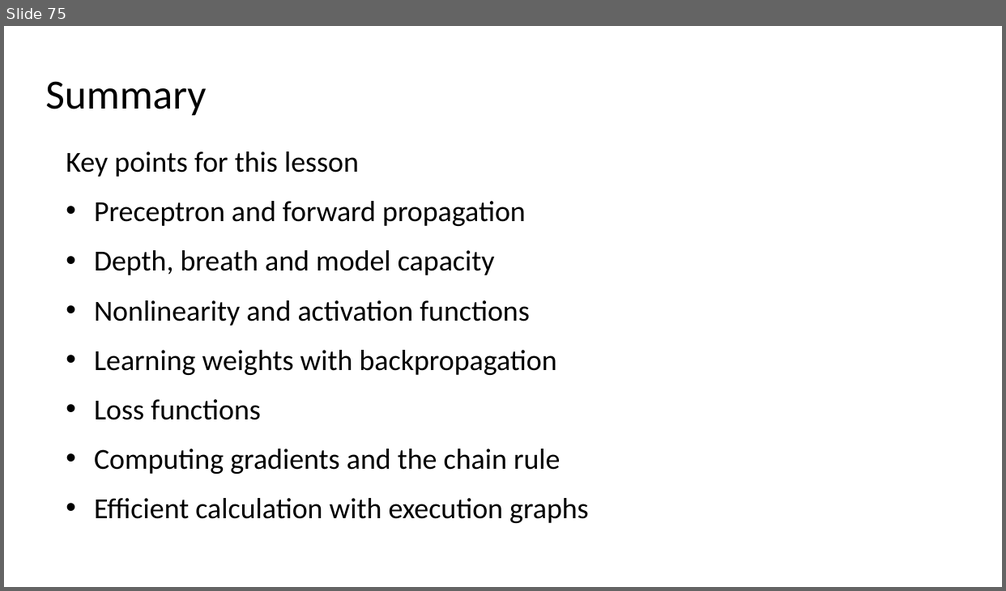
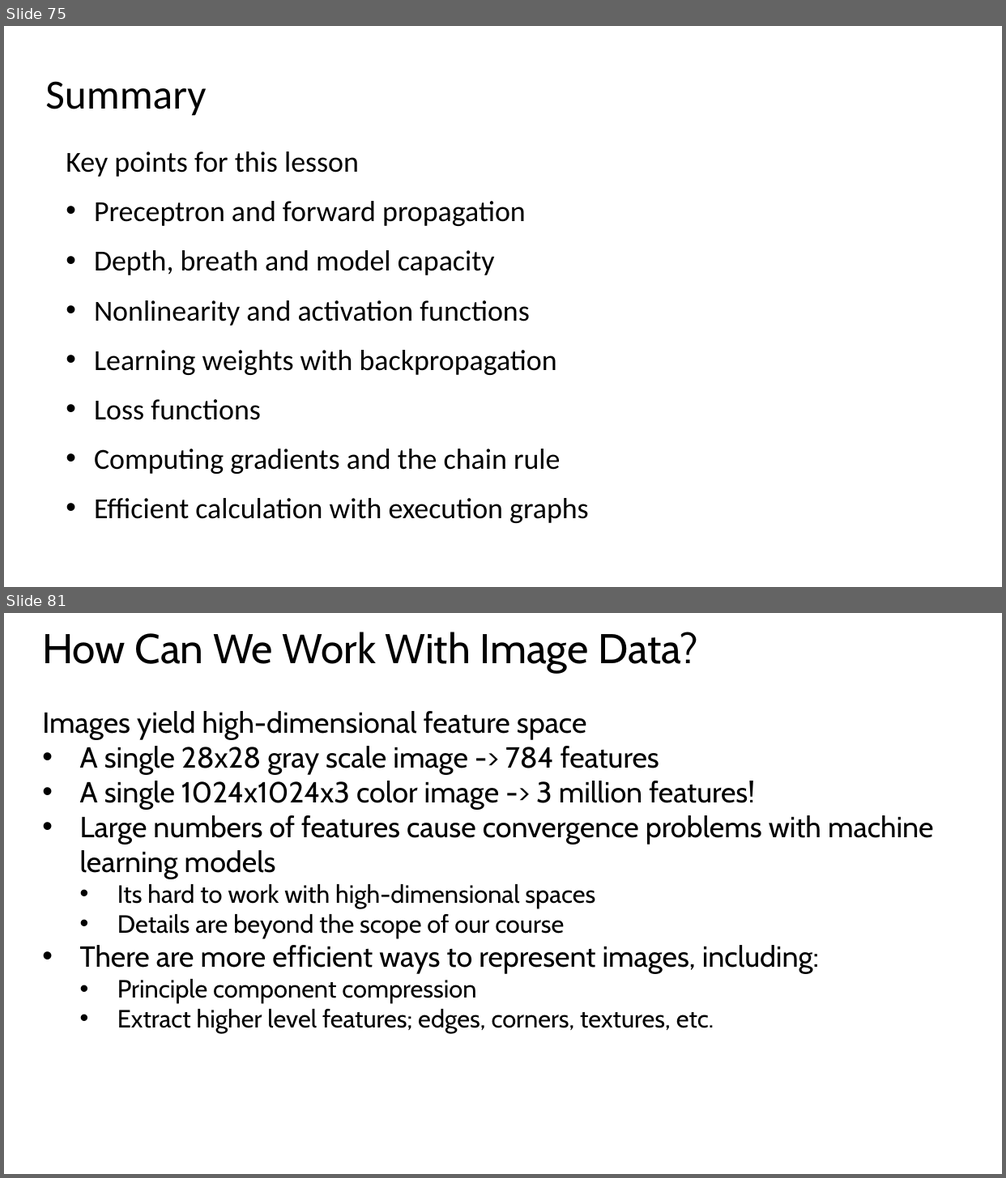
Before and after one commit to StephenElston/MachineLearning530, a slide deck: Lesson1/1_BuildingBlocksOfDeepLearning.pptx. Shown one above the other, each under a label of ours: slide 75 before the commit, slides 75 and 81 after it; the slides between them are not shown. The pictures are 1006x591 and 1006x1178 pixels, drawn with LibreOffice and Linux fonts; fonts in the diff are those of the drawing. Boxes give left, top, right and bottom in pixels: in the first picture for what was removed or moved away, otherwise in the second. Text is boxed around its words. In the diff, an @@ line names an element or a change of style, - is before the commit and + after.

```diff
--- a/Lesson1/1_BuildingBlocksOfDeepLearning.pptx
+++ b/Lesson1/1_BuildingBlocksOfDeepLearning.pptx
@@ slide 81 added at (4,613,1002,1174), background #FFFFFF @@
@@ text added at (42,632,698,672), 40 pt, text #000000 @@
+How Can We Work With Image Data?
@@ text added at (42,711,934,1033), 28 pt, text #000000 @@
+Images yield high-dimensional feature space
+• A single 28x28 gray scale image -> 784 features
+• A single 1024x1024x3 color image -> 3 million features!
+• Large numbers of features cause convergence problems with machine learning models
+  • Its hard to work with high-dimensional spaces
+  • Details are beyond the scope of our course
+• There are more efficient ways to represent images, including:
+  • Principle component compression
+  • Extract higher level features; edges, corners, textures, etc.
```
Also in this commit, not shown: 25 other slides added.
